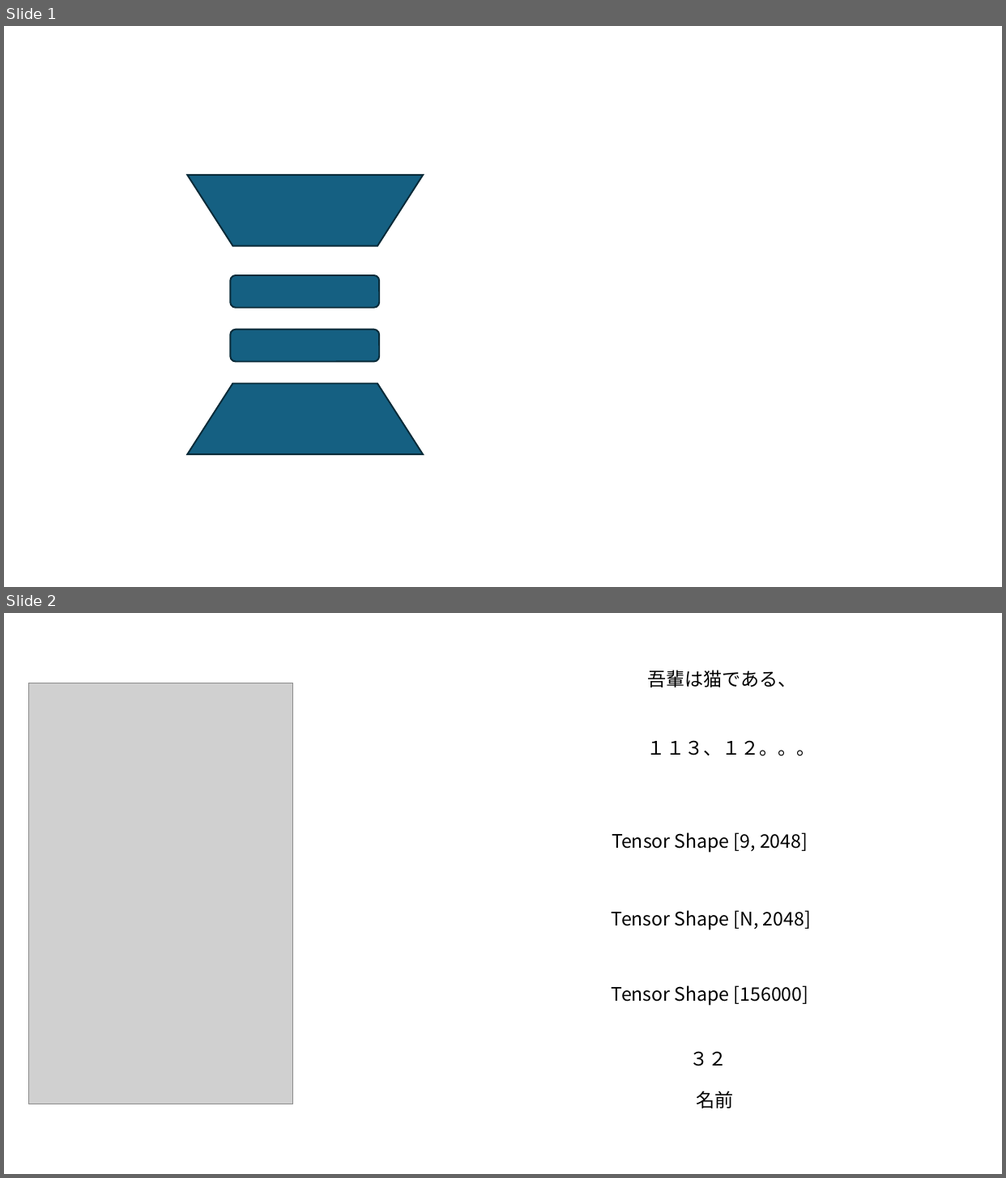
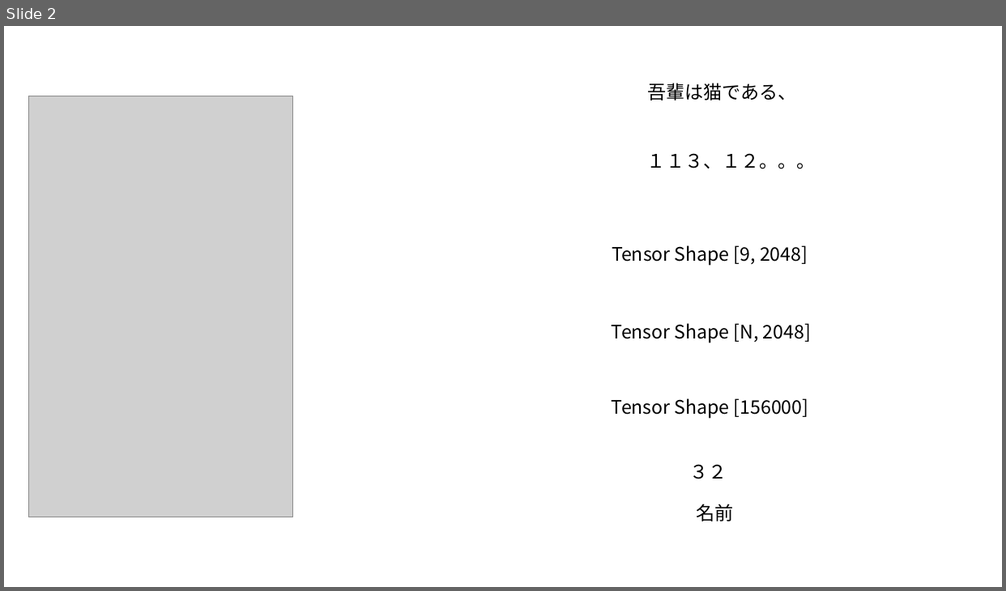
Before and after one commit to XHLin-gamer/Easy_Speech_LM, a slide deck: chaps/assets/chap3_SLM/Canvas.pptx. Shown one above the other, each under a label of ours: slides 1 and 2 before the commit, slide 2 after it. The pictures are 1006x1178 and 1006x591 pixels, drawn with LibreOffice and Linux fonts; fonts in the diff are those of the drawing; grey boxes stand for pictures. Boxes give left, top, right and bottom in pixels: in the first picture for what was removed or moved away, otherwise in the second. Text is boxed around its words. In the diff, an @@ line names an element or a change of style, - is before the commit and + after.

```diff
--- a/chaps/assets/chap3_SLM/Canvas.pptx
+++ b/chaps/assets/chap3_SLM/Canvas.pptx
@@ slide 1 removed at (x1=4, y1=26, x2=1002, y2=587), background #FFFFFF @@
@@ trapezoid removed at (x1=187, y1=175, x2=424, y2=246) @@
@@ rounded rectangle removed at (x1=230, y1=275, x2=379, y2=308) @@
@@ rounded rectangle removed at (x1=230, y1=330, x2=379, y2=362) @@
@@ trapezoid removed at (x1=187, y1=384, x2=424, y2=455) @@
```
Also in this commit, not shown: 1 slide added, 6 other files.
